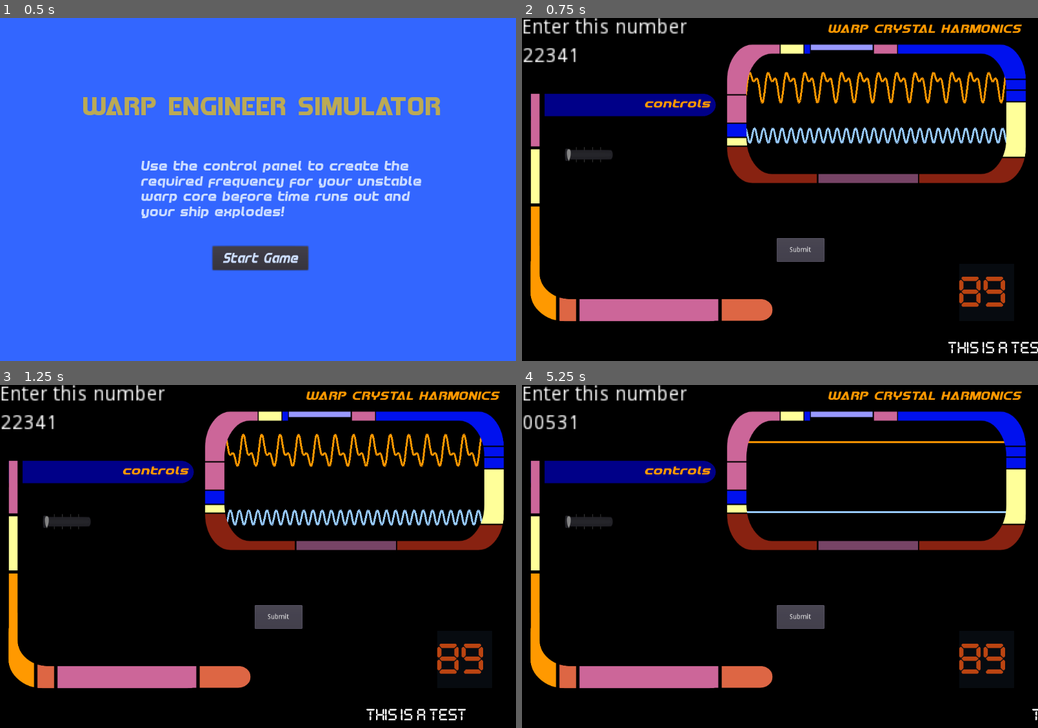
Above: before the commit, frames 1-4 (two rows, left to right).
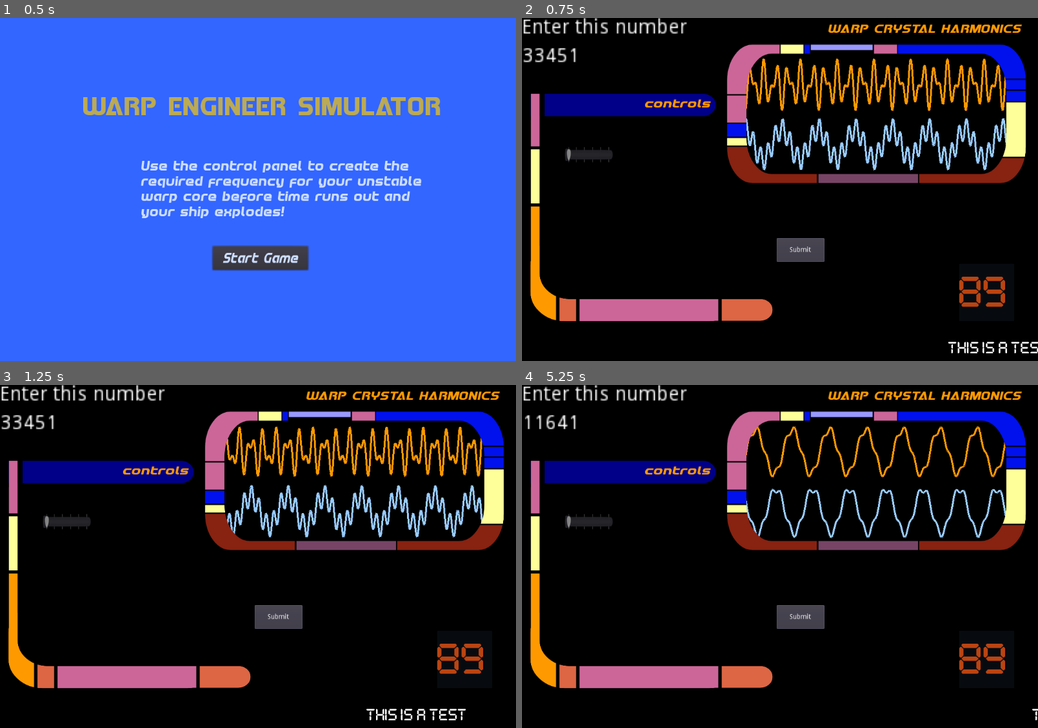
Above: after the commit, the same moments.

Repository: squiggle-at-squiggle/LDJam49
Game: Godot game, scene res://Scenes/Main.tscn
Same seed, same stepped clock (60 frames per second), same inputs: the game is played once before the commit and once after it.
Inputs:
- Up to frame 1 (0.5 s): no input
- Up to frame 2 (0.75 s): click "Start Game" at 0.5 s
- Up to frame 3 (1.25 s): no input
- Up to frame 4 (5.25 s): click "Submit" at 1.25 s; click "Submit" at 2 s; click "Submit" at 2.75 s; tap Enter at 3.5 s; tap Space at 4.25 s; click "Start Game" at 5 s

Frame 1 is identical in both runs. In frame 2, 5.4% of the frame differs, in the area x 0-94%, y 8-45%; in frame 3, 5.4%; in frame 4, 2.7%.

Commit message:
no multiply by zero

Diff:
--- a/Code/Puzzle.gd
+++ b/Code/Puzzle.gd
@@ -1,5 +1,4 @@
 extends Node
-
 
 
 # Declare member variables here. Examples:
@@ -15,10 +14,10 @@
 
 
 func generate_puzzle(slider_min, slider_max):
-	solution = randi() % (int(slider_max) + 1) + int(slider_min)
-	solution2 = randi() % (int(slider_max) + 1) + int(slider_min)
-	solution3 = randi() % (int(slider_max) + 1) + int(slider_min)
-	solution4 = randi() % (int(slider_max) + 1) + int(slider_min)
+	solution = randi() % int(slider_max)  + slider_min
+	solution2 = randi() % int(slider_max)  + slider_min
+	solution3 = randi() % int(slider_max)  + slider_min
+	solution4 = randi() % int(slider_max)  + slider_min
 	var truthy = [1,-1]
 	solution5 = truthy[randi() % 2]
 	$EngineGraph.draw_from_puzzle(solution,solution2,solution3,solution4,solution5)
--- a/Scenes/SliderFive.tscn
+++ b/Scenes/SliderFive.tscn
@@ -9,6 +9,6 @@
 anchor_right = -0.00565698
 margin_left = -0.292877
 margin_right = 117.707
+min_value = 0.0
 max_value = 1.0
 tick_count = 2
-ticks_on_borders = true
--- a/Scenes/SliderFour.tscn
+++ b/Scenes/SliderFour.tscn
@@ -3,6 +3,3 @@
 [ext_resource path="res://Scenes/SliderOne.tscn" type="PackedScene" id=1]
 
 [node name="SliderFour" instance=ExtResource( 1 )]
-
-[node name="HSlider" parent="." index="0"]
-ticks_on_borders = true
--- a/Scenes/SliderOne.tscn
+++ b/Scenes/SliderOne.tscn
@@ -17,8 +17,11 @@
 margin_right = 100.0
 margin_bottom = 16.0
 rect_scale = Vector2( 1, 2 )
-max_value = 5.0
+min_value = 1.0
+max_value = 6.0
+value = 1.0
 tick_count = 6
+ticks_on_borders = true
 __meta__ = {
 "_edit_use_anchors_": false
 }
--- a/Scenes/SliderThree.tscn
+++ b/Scenes/SliderThree.tscn
@@ -6,4 +6,3 @@
 
 [node name="HSlider" parent="." index="0"]
 margin_right = 124.0
-ticks_on_borders = true
--- a/Scenes/SliderTwo.tscn
+++ b/Scenes/SliderTwo.tscn
@@ -26,4 +26,3 @@
 custom_styles/grabber_area_highlight = SubResource( 2 )
 custom_styles/grabber_area = SubResource( 3 )
 value = 2.0
-ticks_on_borders = true
